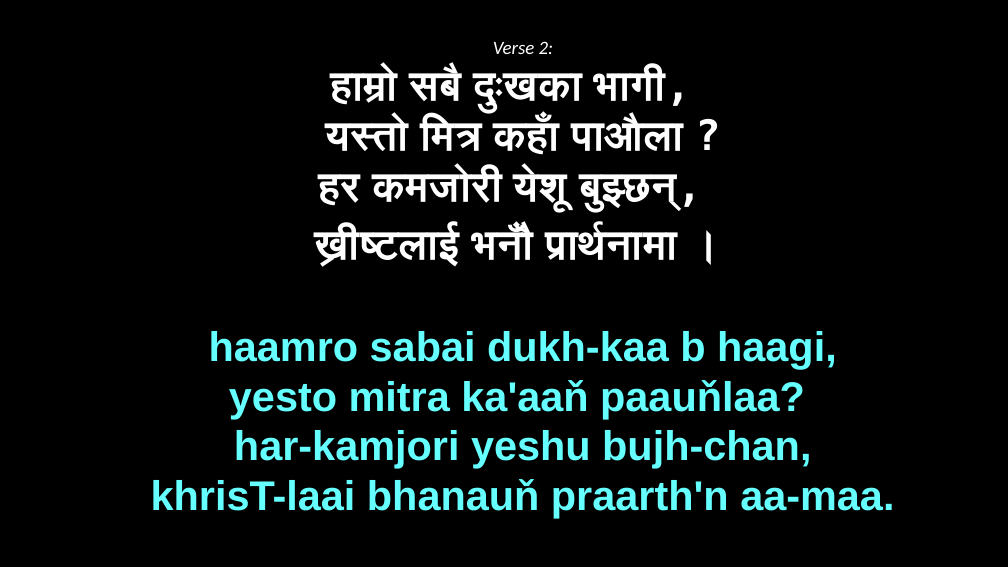
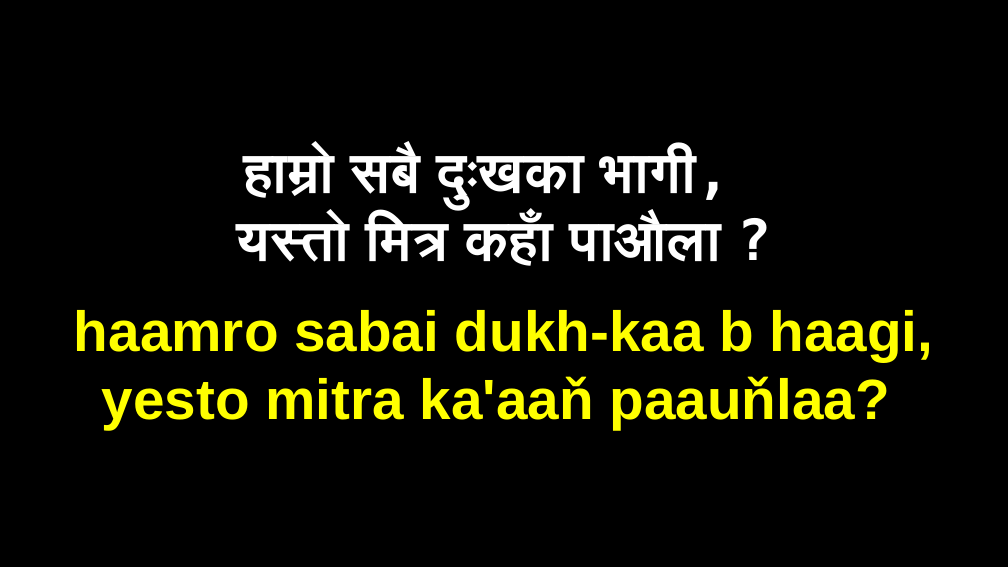
Before and after one commit to sujanay/Nepali-christian-songs-slides, a slide deck: slide 8 of Bhajan/B397 - येशू कस्तो प्यारो मित्र.pptx (slide 5 before the commit). Drawn at 1008x567 pixels with LibreOffice and Linux fonts; fonts in the diff are those of the drawing. Boxes give left, top, right and bottom in pixels: in the first picture for what was removed or moved away, otherwise in the second. Text is boxed around its words. In the diff, an @@ line names an element or a change of style, - is before the commit and + after.

Commit message:
added B097-Jaya hos Yeshu Raja ko

```diff
--- a/Bhajan/B397 - येशू कस्तो प्यारो मित्र.pptx
+++ b/Bhajan/B397 - येशू कस्तो प्यारो मित्र.pptx
@@ text at bbox=[493, 41, 554, 54]: paragraph removed @@
-Verse 2:
@@ text "हाम्रो सबै दुःखका भागी,": place and size @@
-text "हाम्रो सबै दुःखका भागी," at bbox=[151, 41, 894, 518]
+text "हाम्रो सबै दुःखका भागी," at bbox=[74, 148, 934, 429]
@@ text "हाम्रो सबै दुःखका भागी," at bbox=[74, 148, 934, 429]: size 40 to 54 pt in "हाम्रो सबै दुःखका भागी,", "यस्तो मित्र कहाँ पाऔला ?"; size 39.5 to 54 pt, text colour #66FFFF to #FFFF00 in "haamro sabai dukh-kaa b haagi,", "yesto mitra ka'aaň paauňlaa?" @@
@@ text at bbox=[315, 168, 688, 267]: paragraphs removed @@
-हर कमजोरी येशू बुझ्छन्‌,
-ख्रीष्टलाई भनौँ प्रार्थनामा ।
@@ text at bbox=[151, 430, 894, 518]: paragraphs removed @@
-har-kamjori yeshu bujh-chan,
-khrisT-laai bhanauň praarth'n aa-maa.
```
Also in this commit, not shown: 5 other slides changed, 6 slides added, 2 other files.
